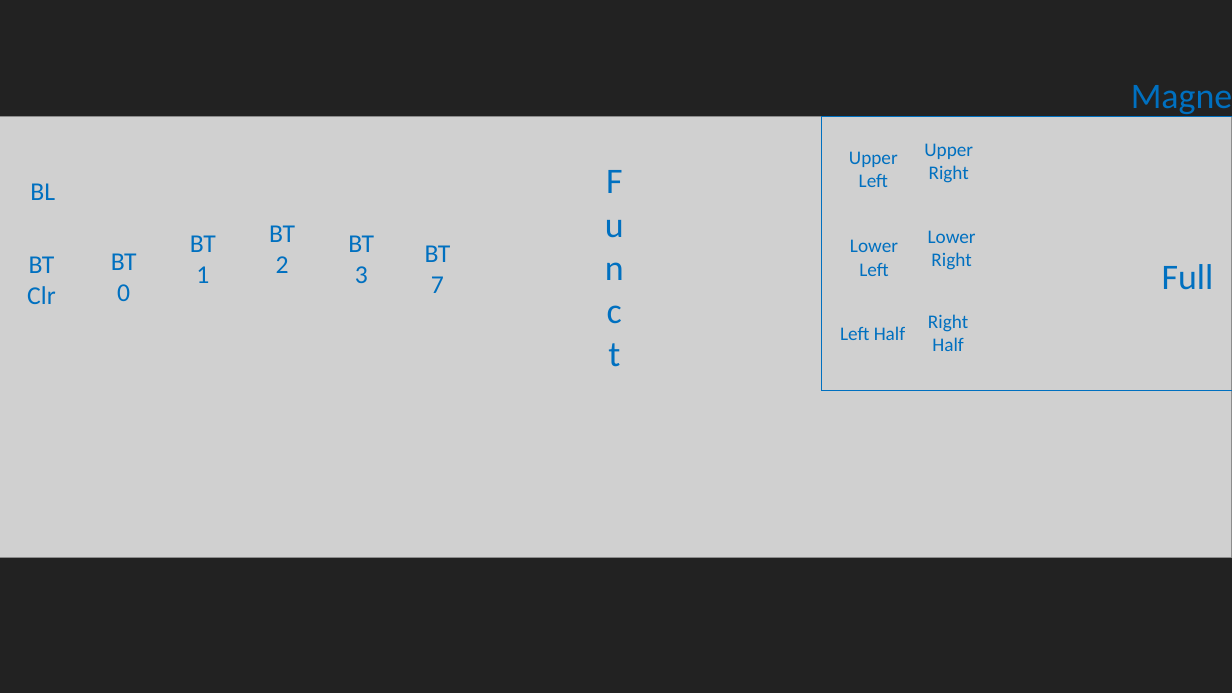
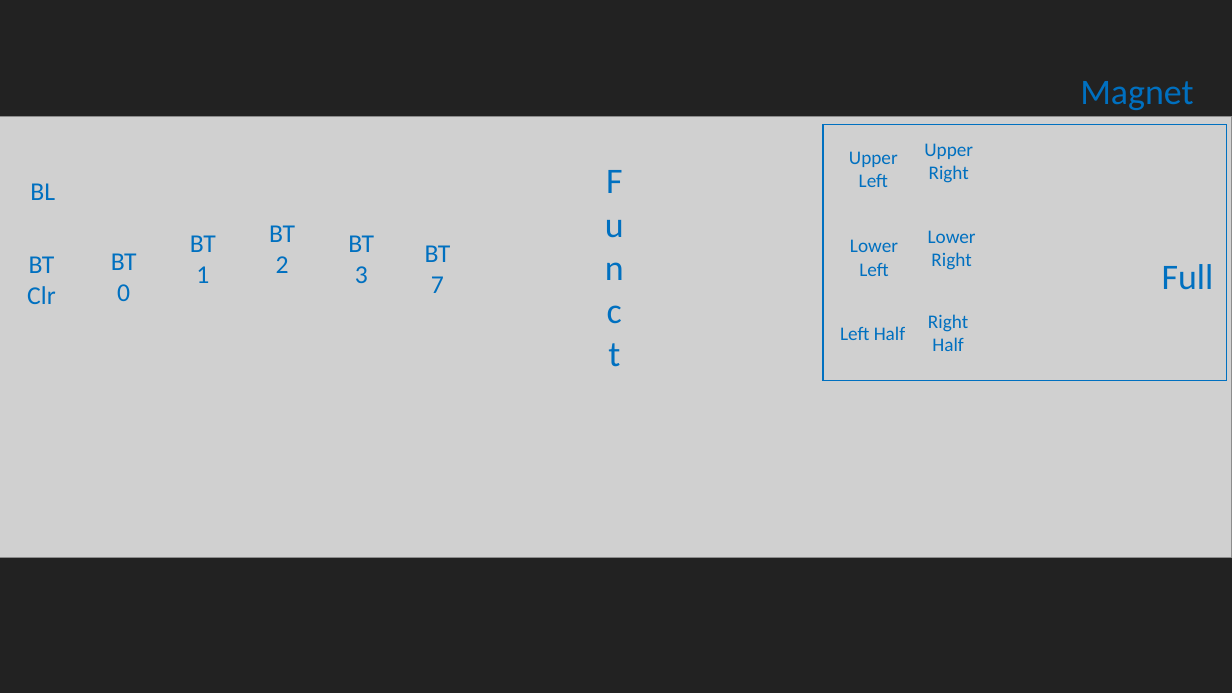
Before and after one commit to KarasVladyslav/ZMK_branch, a slide deck: slide 4 of crkbd layout.pptx. Drawn at 1232x693 pixels with LibreOffice and Linux fonts; fonts in the diff are those of the drawing; grey boxes stand for pictures. Boxes give left, top, right and bottom in pixels: in the first picture for what was removed or moved away, otherwise in the second. Text is boxed around its words. In the diff, an @@ line names an element or a change of style, - is before the commit and + after.

```diff
--- a/crkbd layout.pptx
+++ b/crkbd layout.pptx
@@ text "Magnet" rewrapped from bbox=[1106, 68, 1232, 121] to bbox=[1080, 81, 1193, 110] @@
@@ rectangle: place and size @@
-rectangle at bbox=[822, 116, 1232, 391]
+rectangle at bbox=[823, 125, 1227, 381]
```
Also in this commit, not shown: 2 other files.
